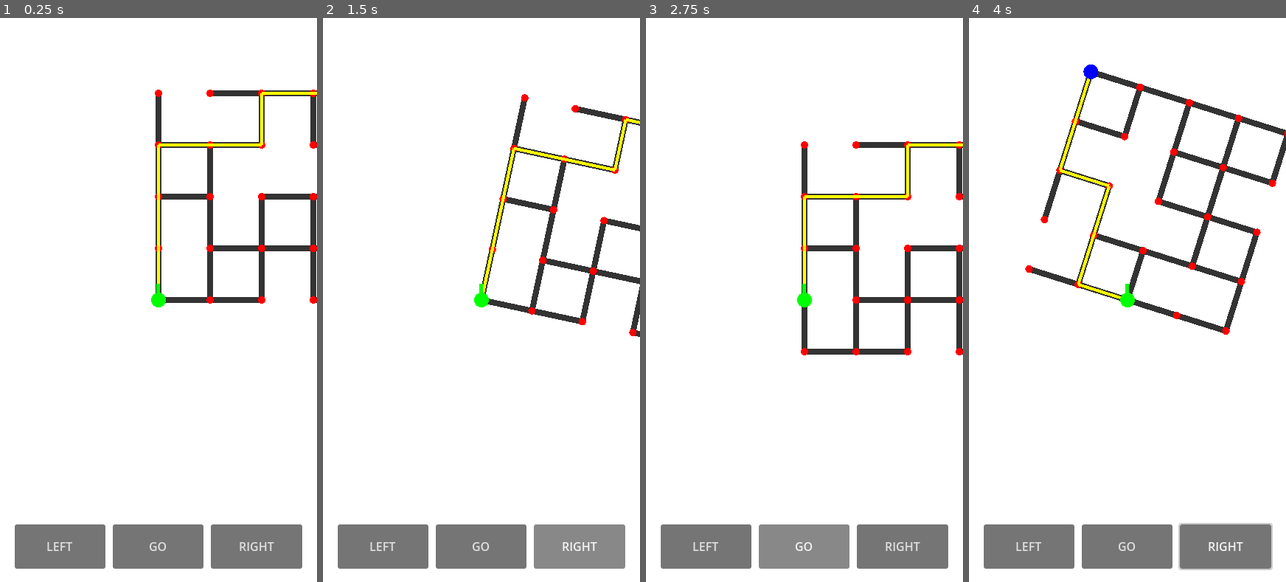
Above: before the commit, frames 1-4 (left to right).
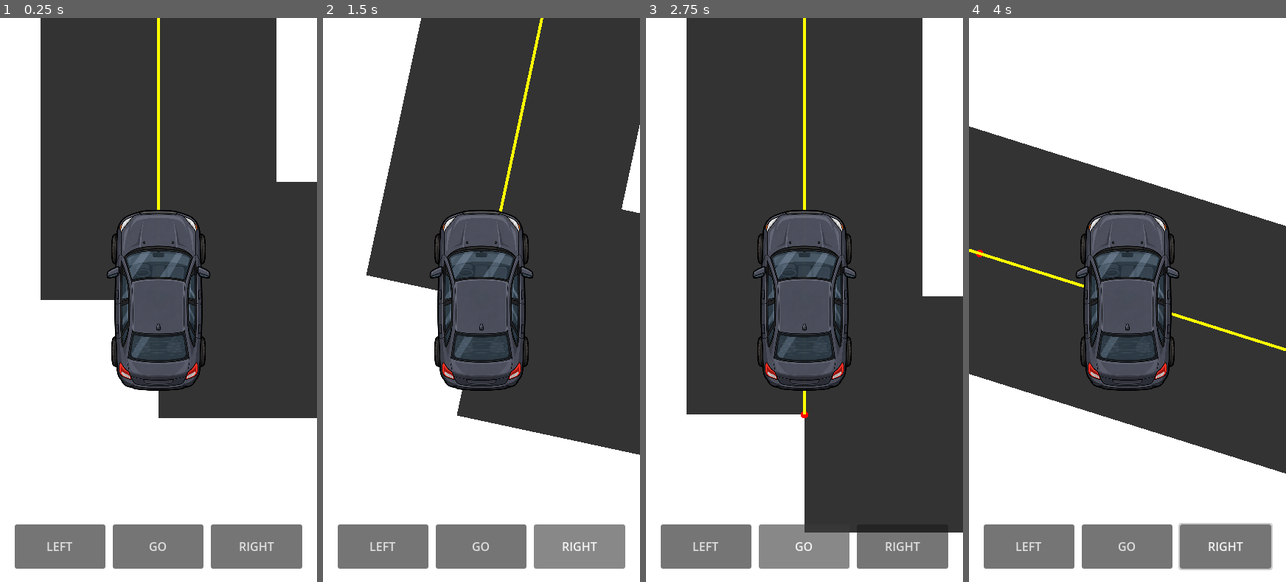
Above: after the commit, the same moments.

Repository: patrickcallahancomedy/comedian
Game: Godot game, scene res://scenes/drive/drive_module.tscn
Same seed, same stepped clock (60 frames per second), same inputs: the game is played once before the commit and once after it.
Inputs (mouse positions are in pixels of both pictures, inside the frame that each line leads up to):
- Up to frame 1 (0.25 s): no input
- Up to frame 2 (1.5 s): click "LEFT" at 0.5 s; click "RIGHT" at 1.25 s
- Up to frame 3 (2.75 s): click "GO" at 2 s
- Up to frame 4 (4 s): click "GO" at 2.75 s; tap Enter (ui_accept) at 3.5, 3.77 s; move the mouse to (1197, 271) at 3.52 s; hold Right from 3.53 s (still down); click (1197, 271) at 3.67 s

The runs differ from the first frame. In frame 1, 50% of the frame differs, in the area x 12-100%, y 0-71%; in frame 2, 51%; in frame 3, 64%, in the area x 12-100%, y 0-92%; in frame 4, 45%.

Commit message:
Add driving simulation & refactor road data
Implements a driving simulation in city_map.gd and refactors road data. Key changes:
- Roads changed from arrays to dictionaries ({from,to,length,one_way}) with helper accessors (_road_start/_road_end/_get_road_between/_is_wrong_way).
- Added driving state (is_driving, camera_position/target, drive_speed), smooth camera movement, route recalculation, wrong-turn detection, and drive_time stats (prints on arrival).
- Increased block_size/road_width to match scene scaling and updated drawing/connectivity code to use new road format.
- Minor .tscn tweaks: road_width and unique_id fields added/updated.

Diff:
--- a/godot/scenes/drive/drive_module.tscn
+++ b/godot/scenes/drive/drive_module.tscn
@@ -29,9 +29,9 @@
 grow_horizontal = 2
 grow_vertical = 2
 script = ExtResource("1_boj34")
+road_width = 320.0
 
 [node name="PlayerCar" type="TextureRect" parent="." unique_id=1726496357]
-visible = false
 layout_mode = 0
 offset_left = 85.0
 offset_top = 252.0
@@ -42,8 +42,7 @@
 expand_mode = 1
 stretch_mode = 5
 
-
-[node name="TouchControls" type="HBoxContainer" parent="."]
+[node name="TouchControls" type="HBoxContainer" parent="." unique_id=162859420]
 layout_mode = 0
 offset_left = 20.0
 offset_top = 686.0
@@ -51,19 +50,19 @@
 offset_bottom = 746.0
 theme_override_constants/separation = 10
 
-[node name="LeftButton" type="Button" parent="TouchControls"]
+[node name="LeftButton" type="Button" parent="TouchControls" unique_id=1378762602]
 custom_minimum_size = Vector2(123, 60)
 layout_mode = 2
 size_flags_horizontal = 3
 text = "LEFT"
 
-[node name="ForwardButton" type="Button" parent="TouchControls"]
+[node name="ForwardButton" type="Button" parent="TouchControls" unique_id=2034903650]
 custom_minimum_size = Vector2(123, 60)
 layout_mode = 2
 size_flags_horizontal = 3
 text = "GO"
 
-[node name="RightButton" type="Button" parent="TouchControls"]
+[node name="RightButton" type="Button" parent="TouchControls" unique_id=727376704]
 custom_minimum_size = Vector2(123, 60)
 layout_mode = 2
 size_flags_horizontal = 3
--- a/godot/scripts/drive/city_map.gd
+++ b/godot/scripts/drive/city_map.gd
@@ -1,21 +1,33 @@
 extends Control
 #constants
 @export var grid_size: int = 5
-@export var block_size: float = 70.0
-@export var road_width: float = 8.0
+@export var block_size: float = 650.0
+@export var road_width: float = 380.0
 @export var roads_to_remove: int = 8
+@export var drive_speed: float = 0.35
 
 #variables
+#build map
 var intersections: Array[Vector2i] = []
 var roads: Array = []
+var rng := RandomNumberGenerator.new()
+#shortest route calc
 var start_intersection := Vector2i(0, 4)
 var destination_intersection := Vector2i(4, 0)
 var shortest_route: Array[Vector2i] = []
-var rng := RandomNumberGenerator.new()
+#drive time calc
 var current_intersection := Vector2i(0, 4)
+var camera_position := Vector2(0, 4)
+var is_driving: bool = false
+var target_intersection := Vector2i(0, 4)
+var camera_target := Vector2(0, 4)
 var heading := Vector2i(0, -1)
 var view_rotation: float = 0.0
 var target_view_rotation: float = 0.0
+#drive time stats
+var wrong_turns: int = 0
+var drive_time: float = 0.0
+
 
 @onready var left_button: Button = $"../TouchControls/LeftButton"
 @onready var forward_button: Button = $"../TouchControls/ForwardButton"
@@ -58,36 +70,108 @@
 
 			# Connect to the intersection on the right.
 			if x < grid_size - 1:
-				roads.append([
-					Vector2i(x, y),
-					Vector2i(x + 1, y)
-				])
+				roads.append({
+					"from": Vector2i(x, y),
+					"to": Vector2i(x + 1, y),
+					"length": 1,
+					"one_way": false
+				})
 
 			# Connect to the intersection below.
 			if y < grid_size - 1:
-				roads.append([
-					Vector2i(x, y),
-					Vector2i(x, y + 1)
-				])
-
+				roads.append({
+					"from": Vector2i(x, y),
+					"to": Vector2i(x, y + 1),
+					"length": 1,
+					"one_way": false
+				})
+
+	if roads.size() > 0:
+		roads[0]["one_way"] = true
 #end of build roads
 
 func _process(delta: float) -> void:
-	# Smoothly rotate the city under Darren instead of snapping 90 degrees.
+	# Smoothly rotate the city underneath the fixed car.
 	if not is_equal_approx(view_rotation, target_view_rotation):
 		view_rotation = lerp_angle(
 			view_rotation,
 			target_view_rotation,
 			minf(1.0, delta * 10.0)
 		)
-		queue_redraw()
-
+
+	if is_driving:
+		drive_time += delta
+
+		var target_position := Vector2(target_intersection)
+
+		# Smoothly move the city until Darren reaches the next intersection.
+		camera_position = camera_position.move_toward(
+			target_position,
+			drive_speed * delta
+		)
+
+		# Darren has reached the intersection.
+		if camera_position.is_equal_approx(target_position):
+			camera_position = target_position
+			current_intersection = target_intersection
+
+			# Calculate the correct route from where Darren is now.
+			shortest_route = _find_shortest_route(
+				current_intersection,
+				destination_intersection
+			)
+
+			# Destination reached.
+			if current_intersection == destination_intersection:
+				is_driving = false
+
+				print("ARRIVED")
+				print("Drive time: ", snappedf(drive_time, 0.1), " seconds")
+				print("Wrong turns: ", wrong_turns)
+
+				queue_redraw()
+				return
+
+			# Look at the road Darren is currently pointing toward.
+			var next_intersection := current_intersection + heading
+
+			if (
+				intersections.has(next_intersection)
+				and _road_exists_between(current_intersection, next_intersection)
+			):
+				# Compare Darren's choice with the GPS recommendation.
+				if shortest_route.size() >= 2:
+					var recommended_direction: Vector2i = (
+						shortest_route[1] - current_intersection
+					)
+
+					if heading != recommended_direction:
+						wrong_turns += 1
+						print("Wrong turns: ", wrong_turns)
+
+				# Continue driving in Darren's chosen direction.
+				target_intersection = next_intersection
+
+				# Immediately reroute from the intersection we're now
+				# approaching so the GPS gives the player time to react.
+				shortest_route = _find_shortest_route(
+					target_intersection,
+					destination_intersection
+				)
+
+			else:
+				# No road in the direction Darren is facing.
+				is_driving = false
+
+	queue_redraw()
+
+#end of process
 
 func _city_to_screen(intersection: Vector2i) -> Vector2:
 	# Darren stays fixed in the center of the screen.
 	# Every city point is drawn relative to Darren, then rotated so his
 	# current heading always appears to point toward the top of the screen.
-	var grid_offset := intersection - current_intersection
+	var grid_offset := Vector2(intersection) - camera_position
 	var world_offset := Vector2(grid_offset.x, grid_offset.y) * block_size
 	var rotated_offset := world_offset.rotated(view_rotation)
 
@@ -100,8 +184,8 @@
 
 	# Draw the roads from the same generated city data.
 	for road in roads:
-		var road_start := _city_to_screen(road[0])
-		var road_end := _city_to_screen(road[1])
+		var road_start := _city_to_screen(_road_start(road))
+		var road_end := _city_to_screen(_road_end(road))
 
 		draw_line(
 			road_start,
@@ -142,6 +226,8 @@
 		Color.GREEN,
 		5.0
 	)
+
+
 #end of draw
 
 func _city_is_connected() -> bool:
@@ -159,8 +245,8 @@
 		var current: Vector2i = queue.pop_front()
 
 		for road in roads:
-			var a: Vector2i = road[0]
-			var b: Vector2i = road[1]
+			var a: Vector2i = _road_start(road)
+			var b: Vector2i = _road_end(road)
 
 			var neighbor := Vector2i.ZERO
 			var found_neighbor := false
@@ -214,8 +300,8 @@
 			break
 
 		for road in roads:
-			var a: Vector2i = road[0]
-			var b: Vector2i = road[1]
+			var a: Vector2i =  _road_start(road)
+			var b: Vector2i = _road_end(road)
 
 			var neighbor := Vector2i.ZERO
 			var found_neighbor := false
@@ -248,14 +334,7 @@
 #end of find shortest route
 
 func _road_exists_between(a: Vector2i, b: Vector2i) -> bool:
-	for road in roads:
-		var road_a: Vector2i = road[0]
-		var road_b: Vector2i = road[1]
-
-		if (road_a == a and road_b == b) or (road_a == b and road_b == a):
-			return true
-
-	return false
+	return _get_road_between(a, b) != null
 #end road exist between
 
 func _try_move(direction: Vector2i) -> void:
@@ -268,6 +347,7 @@
 		return
 
 	current_intersection = next_intersection
+	camera_target = Vector2(current_intersection)
 
 	shortest_route = _find_shortest_route(
 		current_intersection,
@@ -279,16 +359,28 @@
 func _turn_left() -> void:
 	heading = Vector2i(heading.y, -heading.x)
 	target_view_rotation += PI / 2.0
-
+#end turn left
 
 func _turn_right() -> void:
 	heading = Vector2i(-heading.y, heading.x)
 	target_view_rotation -= PI / 2.0
-
+#end turn right
 
 func _move_forward() -> void:
-	_try_move(heading)
-
+	if is_driving:
+		return
+
+	var next_intersection := current_intersection + heading
+
+	if not intersections.has(next_intersection):
+		return
+
+	if not _road_exists_between(current_intersection, next_intersection):
+		return
+
+	target_intersection = next_intersection
+	is_driving = true
+#end move forward
 
 func _unhandled_key_input(event: InputEvent) -> void:
 	if not event is InputEventKey:
@@ -298,19 +390,51 @@
 		return
 
 	match event.keycode:
-		KEY_UP:
-			_try_move(Vector2i(0, -1))
-		KEY_DOWN:
-			_try_move(Vector2i(0, 1))
-		KEY_LEFT:
-			_try_move(Vector2i(-1, 0))
-		KEY_RIGHT:
-			_try_move(Vector2i(1, 0))
 		KEY_A:
 			_turn_left()
+
 		KEY_D:
 			_turn_right()
+
 		KEY_W:
 			_move_forward()
 
 #end unhandled key input
+
+#helper functions
+func _road_start(road) -> Vector2i:
+	if typeof(road) == TYPE_DICTIONARY:
+		return road["from"]
+
+	return road[0]
+#end road start
+func _road_end(road) -> Vector2i:
+	if typeof(road) == TYPE_DICTIONARY:
+		return road["to"]
+
+	return road[1]
+#end road end
+func _get_road_between(a: Vector2i, b: Vector2i):
+	for road in roads:
+		var road_a: Vector2i = _road_start(road)
+		var road_b: Vector2i = _road_end(road)
+
+		if (road_a == a and road_b == b) or (road_a == b and road_b == a):
+			return road
+
+	return null
+#end get road between
+func _is_wrong_way(
+	road,
+	travel_from: Vector2i,
+	travel_to: Vector2i
+) -> bool:
+
+	if not road["one_way"]:
+		return false
+
+	var legal_from: Vector2i = _road_start(road)
+	var legal_to: Vector2i = _road_end(road)
+
+	return travel_from != legal_from or travel_to != legal_to
+#end is wrong way
